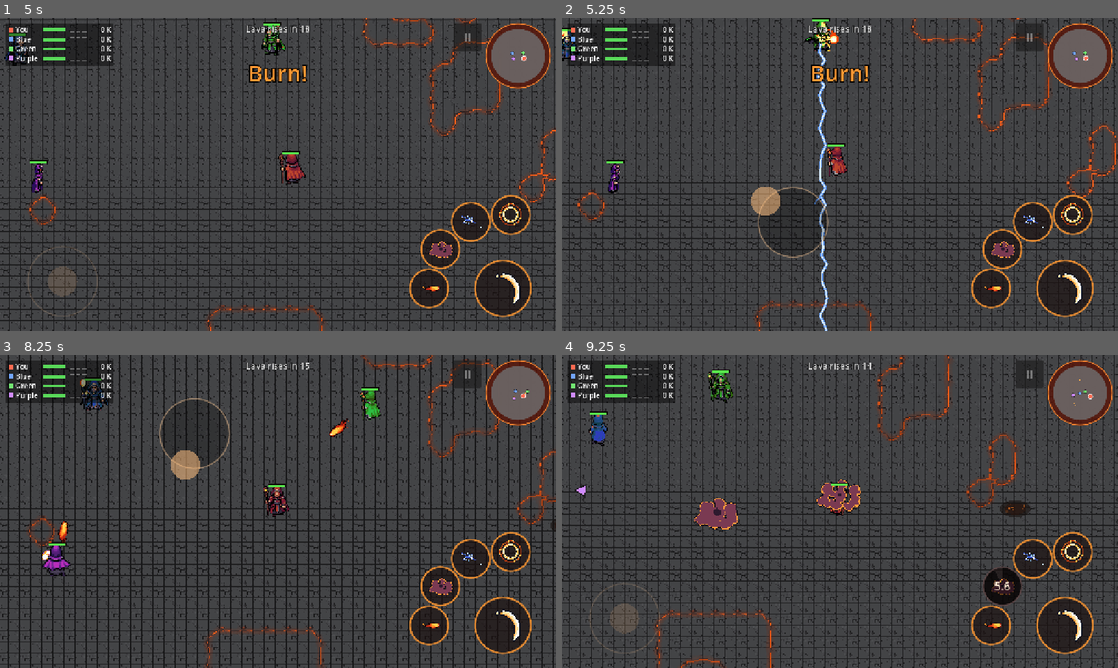
Above: before the commit, frames 1-4 (two rows, left to right).
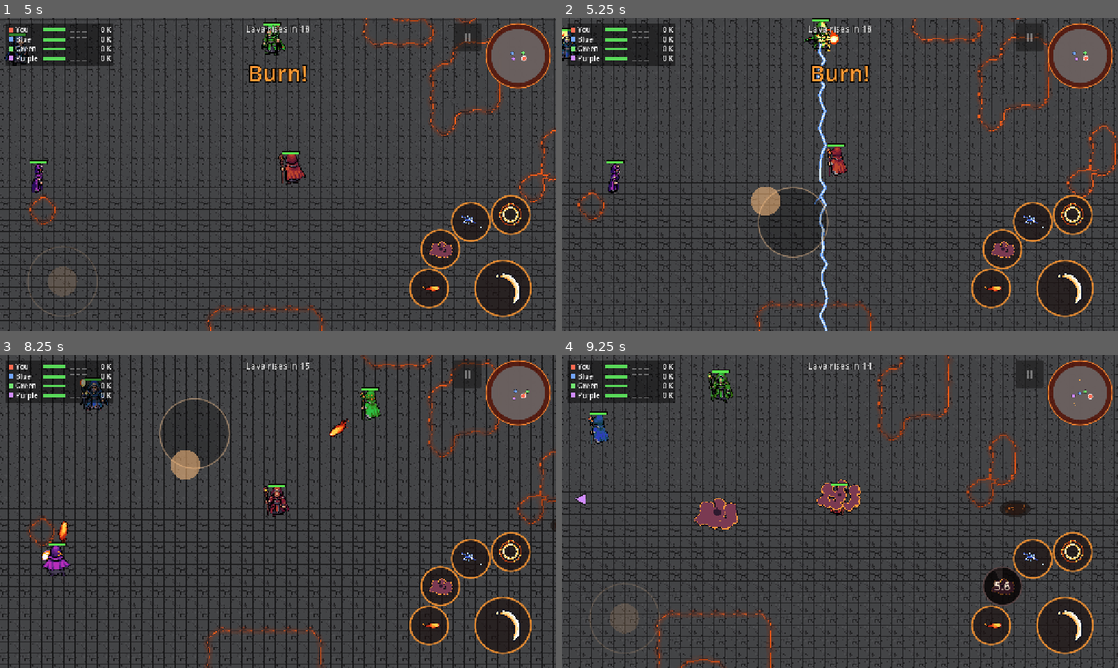
Above: after the commit, the same moments.

Repository: MariosToump/warlocks_on_android
Game: Godot game, scene res://scenes/game.tscn
Same seed, same stepped clock (60 frames per second), same inputs: the game is played once before the commit and once after it.
Inputs (mouse positions are in pixels of both pictures, inside the frame that each line leads up to):
- Up to frame 1 (5 s): click "Play" at 0.5 s; tap Enter at 1.25 s; move the mouse to (400, 158) at 1.27 s; hold D (move_right) 1.28-2 s; hold A (attack) 1.28-2 s; click (400, 158) at 1.42 s; click "II" at 2 s; click "Restart match" at 2.75 s; tap Space at 3.5 s; drag from (166, 190) to (250, 237) at 3.52 s; move the mouse to (333, 105) at 4.27 s; hold D (move_right) from 4.28 s (still down); tap Left (cam_left) at 4.35 s
- Up to frame 2 (5.25 s): release D (move_right) at 5 s; drag from (812, 237) to (673, 127) at 5.02 s
- Up to frame 3 (8.25 s): move the mouse to (444, 558) at 5.77 s; hold S (move_down) 5.78-6.5 s; tap Up (cam_up) at 5.85 s; drag from (111, 464) to (189, 617) at 6.52 s; move the mouse to (305, 511) at 7.27 s; hold S (move_down) 7.28-8 s; tap Down (cam_down) at 7.35 s; click (305, 511) at 7.42 s; drag from (194, 433) to (166, 527) at 8.02 s
- Up to frame 4 (9.25 s): move the mouse to (962, 495) at 8.77 s; hold W (move_up) from 8.78 s (still down); tap Right (cam_right) at 8.85 s

Frame 1 is identical in both runs. In frame 2, less than 0.1% of the frame differs, in the area x 43-50%, y 1-11%; in frame 3, 0.1%; in frame 4, 0.3%, in the area x 2-93%, y 12-49%.

Commit message:
Visual pass: cast puffs, squash and stretch on casts and hits
Co-Authored-By: Claude Opus 5.5 <noreply@anthropic.com>

Diff:
--- a/scripts/vfx.gd
+++ b/scripts/vfx.gd
@@ -33,8 +33,9 @@
 	"timestop": Color(0.55, 0.95, 1.0),
 }
 
-## Kind of the last hit() call (tests).
+## Kind of the last hit() / id of the last cast_puff() call (tests).
 static var last_hit_kind := ""
+static var last_cast_id := ""
 
 
 static func live_count(tree: SceneTree) -> int:
@@ -96,6 +97,7 @@
 
 ## A small puff at the staff when a spell is let go.
 static func cast_puff(parent: Node, pos: Vector2, spell_id: String) -> void:
+	last_cast_id = spell_id
 	var c: Color = SPELL_COLORS.get(spell_id, Color(1.0, 0.7, 0.4))
 	var p := burst(parent, pos + Vector2(0, -26), c, 8, 40.0, Vector2.UP, 180.0, 0.3)
 	if p:
--- a/scripts/wizard.gd
+++ b/scripts/wizard.gd
@@ -76,6 +76,7 @@
 ## Seconds of shield left (Shield spell). Reflects projectiles, blocks lightning.
 var shield_left := 0.0
 var _sprite_base_y := 0.0
+var _squash_tween: Tween
 
 # Casting: the wizard stands still for the spell's cast_time and the
 # spell fires at its release_time.
@@ -241,6 +242,10 @@
 	if not _cast_released and _cast_elapsed >= _casting.release_time:
 		_cast_released = true
 		_casting.release(_cast_target)
+		if _casting: # release can end the cast (e.g. Blink)
+			Vfx.cast_puff(get_parent(), global_position,
+					_casting.spell_id if _casting.spell_id != "" else String(_casting.name))
+		squash(Vector2(0.9, 1.12))
 	if _cast_elapsed >= _casting.cast_time:
 		_casting = null
 
@@ -302,6 +307,7 @@
 func flash_hit(from_dir := Vector2.ZERO, kind := "push") -> void:
 	sprite.self_modulate = Color(4, 4, 4)
 	Vfx.hit(get_parent(), global_position, from_dir, kind)
+	squash(Vector2(1.2, 0.85))
 	var t := create_tween()
 	t.tween_property(sprite, "self_modulate", Color.WHITE, 0.15)
 	if alive and not _casting:
@@ -310,6 +316,16 @@
 		_play("hurt")
 		sprite.frame = 0
 		sprite.play()
+
+
+## Squash / stretch the sprite to `to` and spring back (feet stay planted:
+## the sprite is drawn above its origin).
+func squash(to: Vector2, time := 0.12) -> void:
+	if _squash_tween:
+		_squash_tween.kill()
+	sprite.scale = to
+	_squash_tween = create_tween()
+	_squash_tween.tween_property(sprite, "scale", Vector2.ONE, time) 			.set_trans(Tween.TRANS_BACK).set_ease(Tween.EASE_OUT)
 
 
 ## Push the wizard. Scaled up by how much damage it has taken.
@@ -336,6 +352,7 @@
 	visible = true
 	modulate = Color.WHITE
 	scale = Vector2.ONE
+	sprite.scale = Vector2.ONE
 	health_changed.emit(health, max_health)
 	_play("idle")
 	reset_physics_interpolation() # a jump, not a slide
--- a/tools/test_vfx.gd
+++ b/tools/test_vfx.gd
@@ -43,6 +43,23 @@
 	_check(Vfx.live_count(self) == 0, "bursts free themselves (%d left)" % Vfx.live_count(self))
 	player.flash_hit(Vector2.RIGHT, "lightning")
 	_check(Vfx.last_hit_kind == "lightning", "flash_hit passes its kind")
+	await physics_frame
+	_check(player.sprite.scale.x > 1.0, "a hit squashes the sprite (%s)" % player.sprite.scale)
+	await _seconds(0.4)
+	_check(player.sprite.scale == Vector2.ONE, "and it springs back")
+
+	print("cast puff + stretch")
+	Vfx.last_cast_id = ""
+	player.cast("Q", player.global_position + Vector2(0, 200))
+	var stretched := false
+	for i in 40:
+		await physics_frame
+		if player.sprite.scale.y > 1.0:
+			stretched = true
+	_check(Vfx.last_cast_id == "Q", "releasing a spell makes a puff (%s)" % Vfx.last_cast_id)
+	_check(stretched, "the sprite stretches on the cast")
+	await _seconds(0.4)
+	_check(player.sprite.scale == Vector2.ONE, "and settles back")
 
 	print("TEST %s (%d failures)" % ["PASSED" if failures == 0 else "FAILED", failures])
 	quit(1 if failures else 0)
